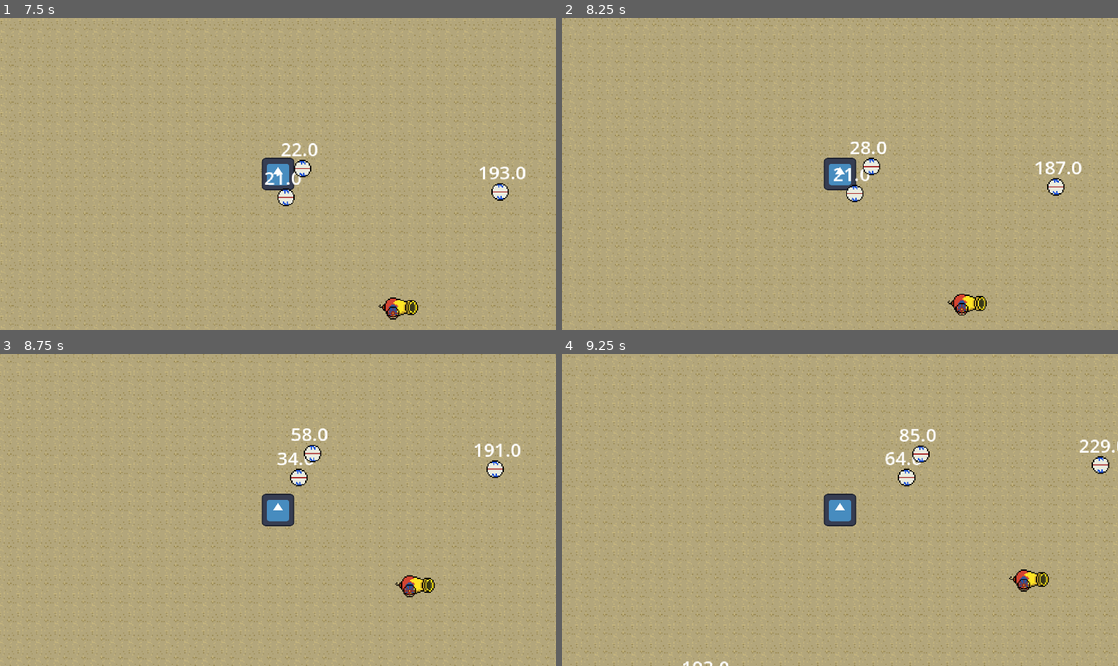
Above: before the commit, frames 1-4 (two rows, left to right).
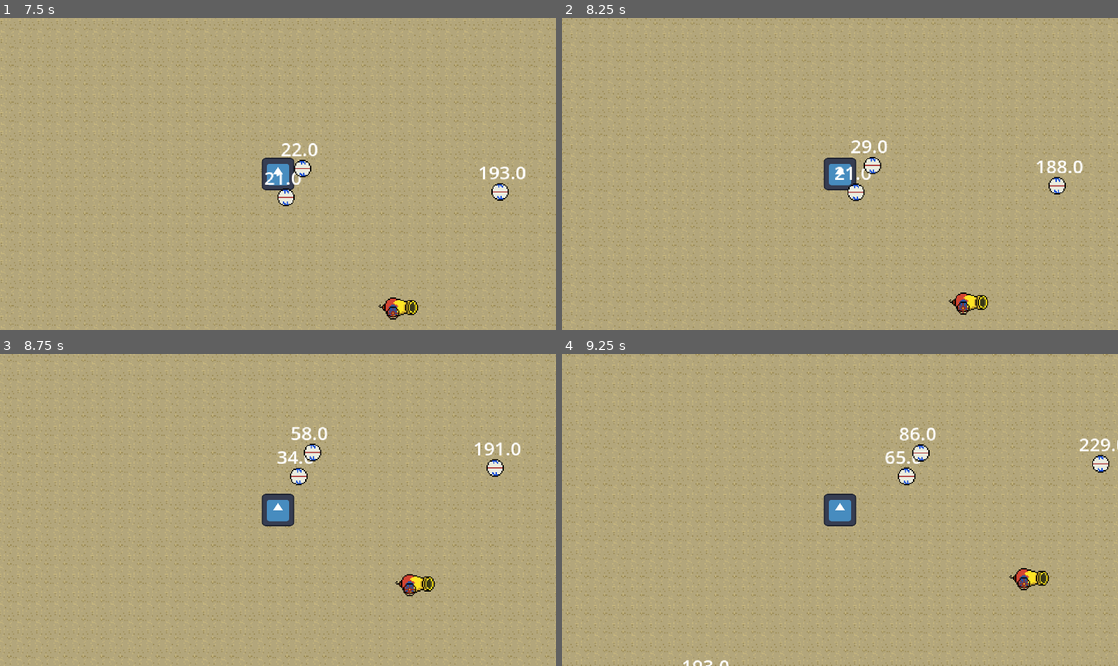
Above: after the commit, the same moments.

Repository: DDalta/circus-of-fear
Game: Godot game, scene res://game.tscn
The game is run twice, just before and just after one commit, with the same random seed, the same clock (stepped at 60 frames per second) and the same inputs. The engine's default icon, where the game draws it, is replaced by a stand-in: a white triangle on a blue panel in a dark square.
Inputs:
- Up to frame 1 (7.5 s): tap Enter (ui_accept) at 0.5, 0.77, 1.52, 3.02, 3.77, 4.52, 6.02, 6.77 s; hold W (up) 0.53-2.03 s; hold A (left) 2.03-3.53 s; hold S (down) 3.53-4.28 s; hold D (right) 4.28-5.03 s; hold W (up) 5.03-5.78 s; hold D (right) from 5.78 s (still down)
- Up to frame 2 (8.25 s): tap Enter (ui_accept) at 7.52 s; release D (right) at 8.03 s; hold S (down) from 8.03 s (still down)
- Up to frame 3 (8.75 s): keep holding S (down)
- Up to frame 4 (9.25 s): release S (down) at 8.78 s; hold A (left) from 8.78 s (still down); tap Enter (ui_accept) at 9.02 s

Frame 1 is identical in both runs. In frame 2, 8.3% of the frame differs, in the area x 0-100%, y 0-100%; in frame 3, 8.0%; in frame 4, 8.2%.

Commit message:
working on enemy damage system

Diff:
--- a/enemies/enemy.gd
+++ b/enemies/enemy.gd
@@ -1,14 +1,20 @@
 extends CharacterBody2D
 
 @onready var distance_label: Label = $DistanceLabel
+# detects when weapon objects collides
+@onready var hit_box: Area2D = $HitBox
+@onready var invinsible_timer: Timer = $InvinsibleTimer
 
 var target : CharacterBody2D
 var speed: float = 15.0
 var health: int = 10
 var max_despawn_distance := 500
+var invinsible: bool = false
 
 func _ready() -> void:
 	target = get_tree().get_first_node_in_group("player")
+	invinsible_timer.connect("timeout", invinsible_timer_timeout)
+	hit_box.connect("area_entered", take_damage)
 
 func _process(delta: float) -> void:
 	var direciton = global_position.direction_to(target.global_position)
@@ -21,3 +27,12 @@
 		queue_free()
 
 	move_and_slide()
+
+func take_damage(damage: int) -> void:
+	if invinsible: return
+	health -= damage
+	invinsible = true
+	invinsible_timer.start(0.5)
+
+func invinsible_timer_timeout() -> void:
+	invinsible = false
--- a/enemies/enemy.tscn
+++ b/enemies/enemy.tscn
@@ -20,4 +20,10 @@
 offset_top = -28.0
 offset_right = 21.0
 offset_bottom = -5.0
-text = "bruh"
+text = "0"
+
+[node name="HitBox" type="Area2D" parent="."]
+
+[node name="CollisionShape2D" type="CollisionShape2D" parent="HitBox"]
+
+[node name="InvinsibleTimer" type="Timer" parent="."]
--- a/player/enemy_manager.gd
+++ b/player/enemy_manager.gd
@@ -5,6 +5,7 @@
 @export var enemies: Array[PackedScene]
 
 @onready var spawn_timer: Timer = $Timer
+@onready var enemy_container: Node = $EnemyContainer
 
 var player : CharacterBody2D
 
@@ -22,8 +23,9 @@
 	return Vector2(x, y)
 
 func on_spawn_timer_timeout():
+	if enemy_container.get_child_count() >= max_enemies_count: return
 	var enemy_scene = enemies.pick_random()
 	var enemy = enemy_scene.instantiate()
-	add_child(enemy)
+	enemy_container.add_child(enemy)
 	enemy.global_position = get_random_spawn()
 	spawn_timer.start(1.0)
--- a/player/enemy_manager.tscn
+++ b/player/enemy_manager.tscn
@@ -9,4 +9,6 @@
 
 [node name="Timer" type="Timer" parent="."]
 
+[node name="EnemyContainer" type="Node" parent="."]
+
 [connection signal="timeout" from="Timer" to="." method="_on_timer_timeout"]
--- a/weapons/bowling_pin_weapon.gd
+++ b/weapons/bowling_pin_weapon.gd
@@ -1,12 +1,23 @@
 extends Node2D
+
+# deals damage to ememies
+@onready var hurt_box: Area2D = $HurtBox
 
 var time: float = 0.0
 var radius: float = 50.0
 var speed: float = 2.0
 var rotation_speed_deg: float = 5.0
 
+@export var damage := 1
+
+func _ready() -> void:
+	hurt_box.connect("area_entered", deal_damage)
+
 func _process(delta: float) -> void:
 	# delta is the amount of time taken to render the previous frame
 	time += delta
 	position = Vector2(sin(time * speed) * radius, cos(time * speed) * radius)
 	rotate(deg_to_rad(rotation_speed_deg))
+
+func deal_damage(body: Area2D) -> void:
+	pass
--- a/weapons/bowling_pin_weapon.tscn
+++ b/weapons/bowling_pin_weapon.tscn
@@ -1,10 +1,18 @@
-[gd_scene load_steps=3 format=3 uid="uid://djiaemd787o6i"]
+[gd_scene load_steps=4 format=3 uid="uid://djiaemd787o6i"]
 
 [ext_resource type="Script" uid="uid://br8sj54r31cgd" path="res://weapons/bowling_pin_weapon.gd" id="1_4h56u"]
 [ext_resource type="Texture2D" uid="uid://wo2hudea5bef" path="res://assets/weapons/pin_small.png" id="1_swcoq"]
+
+[sub_resource type="CircleShape2D" id="CircleShape2D_4h56u"]
+radius = 11.0
 
 [node name="BowlingPinWeapon" type="Node2D"]
 script = ExtResource("1_4h56u")
 
 [node name="Sprite2D" type="Sprite2D" parent="."]
 texture = ExtResource("1_swcoq")
+
+[node name="HurtBox" type="Area2D" parent="."]
+
+[node name="CollisionShape2D" type="CollisionShape2D" parent="HurtBox"]
+shape = SubResource("CircleShape2D_4h56u")
